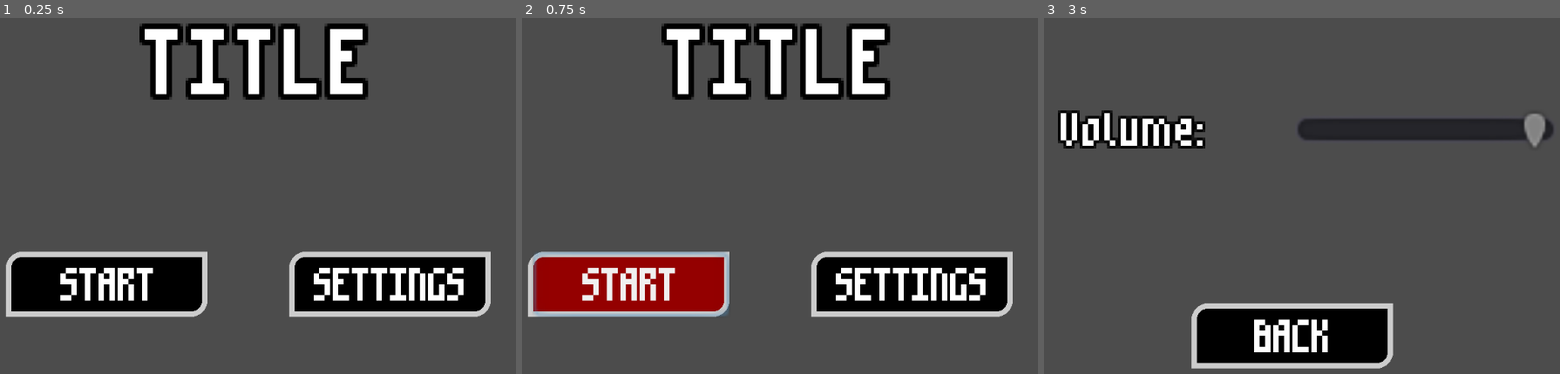
Above: before the commit, frames 1-3 (left to right).
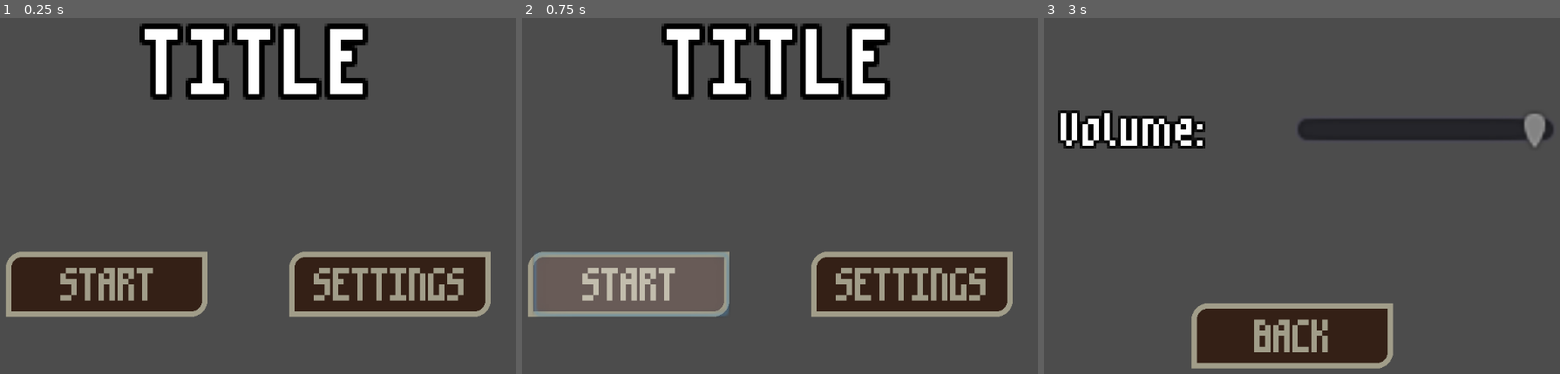
Above: after the commit, the same moments.

Repository: madelahn/gddc-gj-2022
Game: Godot game, scene res://main-menu/main-menu.tscn
Two runs of this game, one before a commit and one after it. Both use one fixed random seed, a clock stepped at 60 frames per second and the inputs below. The project has no main scene, so this scene is started directly.
Inputs:
- Up to frame 1 (0.25 s): no input
- Up to frame 2 (0.75 s): click "START" at 0.5 s
- Up to frame 3 (3 s): click "START" at 1.25 s; click "START" at 2 s; click "SETTINGS" at 2.75 s

The runs differ from the first frame. In frame 1, 14% of the frame differs, in the area x 1-96%, y 65-84%; in frame 2, 14%; in frame 3, 7.1%.

Commit message:
Changes to Main Menu/Settings

Diff:
--- a/src/assets/fonts/button.tres
+++ b/src/assets/fonts/button.tres
@@ -1,11 +1,12 @@
 [gd_resource type="StyleBoxFlat" format=2]
 
 [resource]
-bg_color = Color( 0, 0, 0, 1 )
+bg_color = Color( 0.203922, 0.12549, 0.0862745, 1 )
 border_width_left = 2
 border_width_top = 2
 border_width_right = 2
 border_width_bottom = 2
+border_color = Color( 0.631373, 0.615686, 0.537255, 1 )
 corner_radius_top_left = 6
 corner_radius_bottom_right = 6
 expand_margin_left = 2.0
--- a/src/assets/fonts/title.tres
+++ b/src/assets/fonts/title.tres
@@ -5,11 +5,12 @@
 [ext_resource path="res://main-menu/button.tres" type="StyleBox" id=3]
 
 [sub_resource type="StyleBoxFlat" id=3]
-bg_color = Color( 1, 0, 0, 1 )
+bg_color = Color( 0.568627, 0.407843, 0.313726, 1 )
 border_width_left = 2
 border_width_top = 2
 border_width_right = 2
 border_width_bottom = 2
+border_color = Color( 0.760784, 0.741176, 0.678431, 1 )
 corner_radius_top_left = 6
 corner_radius_bottom_right = 6
 expand_margin_left = 2.0
@@ -17,6 +18,7 @@
 
 [sub_resource type="DynamicFont" id=2]
 size = 32
+outline_color = Color( 0.631373, 0.615686, 0.537255, 1 )
 extra_spacing_top = -10
 extra_spacing_bottom = -5
 extra_spacing_char = -1
@@ -24,7 +26,10 @@
 
 [resource]
 default_font = SubResource( 2 )
-Button/colors/font_color = Color( 1, 1, 1, 1 )
+Button/colors/font_color = Color( 0.631373, 0.615686, 0.537255, 1 )
+Button/colors/font_color_hover = Color( 0.760784, 0.741176, 0.678431, 1 )
+Button/colors/font_color_pressed = Color( 0.760784, 0.741176, 0.678431, 1 )
+Button/fonts/font = null
 Button/styles/hover = ExtResource( 3 )
 Button/styles/normal = ExtResource( 2 )
 Button/styles/pressed = SubResource( 3 )
--- /dev/null
+++ b/src/cutscenes/intro-scene.gd
@@ -0,0 +1,17 @@
+extends Node2D
+
+
+# Declare member variables here. Examples:
+# var a = 2
+# var b = "text"
+
+
+# Called when the node enters the scene tree for the first time.
+func _ready():
+	# MusicPlayer.intro()
+	pass
+
+
+# Called every frame. 'delta' is the elapsed time since the previous frame.
+#func _process(delta):
+#	pass
--- /dev/null
+++ b/src/cutscenes/intro-scene.tscn
@@ -0,0 +1,20 @@
+[gd_scene load_steps=2 format=2]
+
+[ext_resource path="res://cutscenes/intro-scene.gd" type="Script" id=1]
+
+[node name="Node2D" type="Node2D"]
+script = ExtResource( 1 )
+
+[node name="TextEdit" type="TextEdit" parent="."]
+margin_left = -128.0
+margin_top = -72.0
+margin_right = 58.0
+margin_bottom = 24.0
+text = "aawdad"
+__meta__ = {
+"_edit_use_anchors_": false
+}
+
+[node name="Camera2D" type="Camera2D" parent="."]
+current = true
+zoom = Vector2( 0.25, 0.25 )
--- a/src/main-menu/button.tres
+++ b/src/main-menu/button.tres
@@ -1,11 +1,12 @@
 [gd_resource type="StyleBoxFlat" format=2]
 
 [resource]
-bg_color = Color( 0.580392, 0, 0, 1 )
+bg_color = Color( 0.407843, 0.356863, 0.341176, 1 )
 border_width_left = 2
 border_width_top = 2
 border_width_right = 2
 border_width_bottom = 2
+border_color = Color( 0.631373, 0.615686, 0.537255, 1 )
 corner_radius_top_left = 6
 corner_radius_bottom_right = 6
 expand_margin_left = 2.0
--- a/src/main-menu/main-menu.gd
+++ b/src/main-menu/main-menu.gd
@@ -1,9 +1,6 @@
 extends Node2D
 
-
-# Declare member variables here. Examples:
-# var a = 2
-# var b = "text"
+var timer = Timer.new()
 
 
 # Called when the node enters the scene tree for the first time.
@@ -22,4 +19,15 @@
 
 
 func _on_StartButton_pressed():
-	pass
+	timer.connect("timeout", self, "_changeScene")
+	timer.wait_time = 2
+	timer.one_shot = true
+	add_child(timer)
+
+	MusicPlayer.fade_out()
+	timer.start()
+
+
+
+func _changeScene():
+	get_tree().change_scene("res://cutscenes/intro-scene.tscn")
--- a/src/main-menu/main-menu.tscn
+++ b/src/main-menu/main-menu.tscn
@@ -55,5 +55,9 @@
 "_edit_use_anchors_": false
 }
 
+[node name="Timer" type="Timer" parent="."]
+wait_time = 4.0
+one_shot = true
+
 [connection signal="pressed" from="StartButton" to="." method="_on_StartButton_pressed"]
 [connection signal="pressed" from="SettingsButton" to="." method="_on_SettingsButton_pressed"]
--- a/src/musicplayer/music-player.gd
+++ b/src/musicplayer/music-player.gd
@@ -1,6 +1,11 @@
 extends Node
 
-var menu = load("res://musicplayer/Seatbelts - Ask DNA.mp3")
+onready var tweenOut = get_node("Tween")
+export var transition_duration = 1.00
+export var transition_type = 1
+
+var menu = load("res://assets/music/Title_Theme.mp3")
+var intro = load("res://musicplayer/Seatbelts - Ask DNA.mp3")
 
 
 # Called when the node enters the scene tree for the first time.
@@ -8,9 +13,25 @@
 	pass # Replace with function body.
 
 
+func fade_out():
+	tweenOut.interpolate_property($test, "volume_db", 0, -80, transition_duration, transition_type, Tween.EASE_IN, 0)
+	tweenOut.start()
+
+func _on_TweenOut_completed(object):
+	# stop the music -- otherwise it continues to run at silent volume
+	object.stop()
+	object.volume_db = 0
+
 func menu():
 	if $test.stream == menu and $test.playing:
 		pass
 	else:
 		$test.stream = menu
 		$test.play()
+
+func intro():
+	if $test.stream == intro and $test.playing:
+		pass
+	else:
+		$test.stream = intro
+		$test.play()
--- a/src/musicplayer/music-player.tscn
+++ b/src/musicplayer/music-player.tscn
@@ -6,3 +6,5 @@
 script = ExtResource( 1 )
 
 [node name="test" type="AudioStreamPlayer" parent="."]
+
+[node name="Tween" type="Tween" parent="."]
Not shown, added: src/assets/music/Title_Theme.mp3.import
Not shown, added: src/assets/music/Title_Theme.mp3
